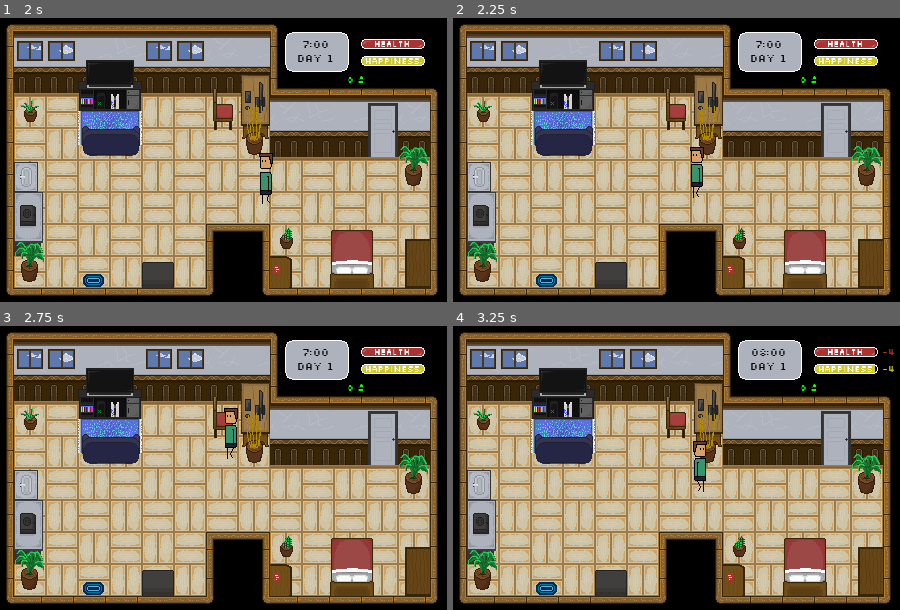
Above: before the commit, frames 1-4 (two rows, left to right).
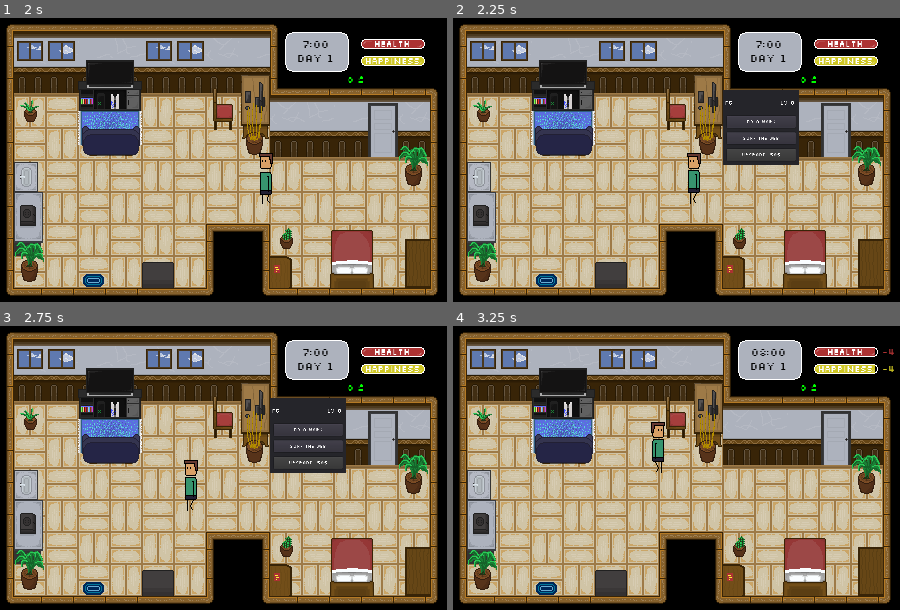
Above: after the commit, the same moments.

Repository: sun-wise-man/work-from-home
Game: Godot game, scene res://scenes/main.tscn
The game is run twice, just before and just after one commit, with the same random seed, the same clock (stepped at 60 frames per second) and the same inputs.
Inputs (mouse positions are in pixels of both pictures, inside the frame that each line leads up to):
- Up to frame 1 (2 s): move the mouse to (326, 142) at 0.52 s; click (326, 142) at 0.67 s; move the mouse to (125, 177) at 1.27 s; click (125, 177) at 1.42 s
- Up to frame 2 (2.25 s): move the mouse to (721, 89) at 2.02 s; click (721, 89) at 2.17 s
- Up to frame 3 (2.75 s): no input
- Up to frame 4 (3.25 s): click (761, 431) at 2.75 s, where only the run after the commit has a clickable "Do a work"

Frame 1 is identical in both runs. In frame 2, 4.9% of the frame differs, in the area x 52-78%, y 25-66%; in frame 3, 5.2%, in the area x 41-78%, y 25-66%; in frame 4, 0.8%.

Commit message:
change GUI, and activity panel adjustment

Diff:
--- a/scenes/ActivitySystem.gd
+++ b/scenes/ActivitySystem.gd
@@ -34,7 +34,14 @@
 
 func showing_popup(object_level, cost, position):
 	showing = true
-	rect_position = position
+	var new_position = position
+	var panel_x = $Panel.rect_size.x * $Panel.rect_scale.x
+	var panel_y = $Panel.rect_size.y * $Panel.rect_scale.y
+	if new_position.x > (480 - panel_x):
+		new_position.x = (480 - panel_x)
+	if new_position.y > (320 - panel_y):
+		new_position.y = (320 - panel_y)
+	rect_position = new_position
 	visible = true
 	$Panel/Object.text = object_choice
 	$Panel/Level.text = "Lv " + str(object_level)
--- a/scenes/main.tscn
+++ b/scenes/main.tscn
@@ -1003,7 +1003,6 @@
 object_cost_increase = 50
 
 [node name="Area2D" type="Area2D" parent="Objects/Bed"]
-visible = false
 
 [node name="CollisionShape2D" type="CollisionShape2D" parent="Objects/Bed/Area2D"]
 position = Vector2( 0.668182, 2.89545 )
@@ -1022,7 +1021,6 @@
 object_cost_increase = 50
 
 [node name="Area2D" type="Area2D" parent="Objects/Stove"]
-visible = false
 
 [node name="CollisionShape2D" type="CollisionShape2D" parent="Objects/Stove/Area2D"]
 position = Vector2( -16, -7 )
@@ -1041,7 +1039,6 @@
 object_cost_increase = 50
 
 [node name="Area2D" type="Area2D" parent="Objects/Console"]
-visible = false
 
 [node name="CollisionShape2D" type="CollisionShape2D" parent="Objects/Console/Area2D"]
 position = Vector2( -0.117584, 6.17884 )
@@ -1060,7 +1057,6 @@
 object_cost_increase = 50
 
 [node name="Area2D" type="Area2D" parent="Objects/PC"]
-visible = false
 
 [node name="CollisionShape2D" type="CollisionShape2D" parent="Objects/PC/Area2D"]
 position = Vector2( 16.0831, -7.09615 )
@@ -1079,7 +1075,6 @@
 object_cost_increase = 50
 
 [node name="Area2D" type="Area2D" parent="Objects/Bathroom"]
-visible = false
 
 [node name="CollisionShape2D" type="CollisionShape2D" parent="Objects/Bathroom/Area2D"]
 position = Vector2( 0, 4 )
@@ -1115,12 +1110,35 @@
 work_output = PoolIntArray( 0, 5, 5, 10, -10, -10, 0, 0, 0, 0, 0, 0, 0, 0, 0, 0, 0, 0, 0, 0, 0, 0, 0, 0, 0, 0, 0, 0, 0, 0, 0 )
 event_desc = PoolStringArray( "", "You have a great meeting", "You have a bad meeting", "You work overtime", "A file is …(622 unchanged characters)…
 
-[node name="GUI" type="Control" parent="."]
-margin_right = 15.0
-margin_bottom = 12.0
-__meta__ = {
-"_edit_use_anchors_": false
-}
+[node name="Audio" type="Node2D" parent="."]
+script = ExtResource( 39 )
+
+[node name="Sleep" type="AudioStreamPlayer" parent="Audio"]
+stream = ExtResource( 45 )
+volume_db = -10.0
+
+[node name="Pc" type="AudioStreamPlayer" parent="Audio"]
+stream = ExtResource( 43 )
+volume_db = -15.0
+
+[node name="Shower" type="AudioStreamPlayer" parent="Audio"]
+stream = ExtResource( 41 )
+volume_db = -15.0
+
+[node name="Eat" type="AudioStreamPlayer" parent="Audio"]
+stream = ExtResource( 40 )
+volume_db = -20.0
+
+[node name="GameOver" type="AudioStreamPlayer" parent="Audio"]
+stream = ExtResource( 44 )
+volume_db = -10.0
+
+[node name="Tv" type="AudioStreamPlayer" parent="Audio"]
+stream = ExtResource( 42 )
+volume_db = -35.0
+
+[node name="GUI" type="CanvasLayer" parent="."]
+layer = 2
 
 [node name="HealthBar" type="TextureProgress" parent="GUI"]
 margin_left = 379.0
@@ -1383,7 +1401,6 @@
 visible = false
 margin_right = 40.0
 margin_bottom = 40.0
-rect_scale = Vector2( 0.408221, 0.419289 )
 script = ExtResource( 28 )
 __meta__ = {
 "_edit_use_anchors_": false
@@ -1398,6 +1415,7 @@
 [node name="Panel" type="Panel" parent="GUI/ActivitySystem"]
 margin_right = 200.0
 margin_bottom = 160.0
+rect_scale = Vector2( 0.382225, 0.470944 )
 __meta__ = {
 "_edit_use_anchors_": false
 }
@@ -1556,37 +1574,10 @@
 margin_bottom = 127.921
 custom_fonts/font = SubResource( 65 )
 text = "Restart"
-
-[node name="Audio" type="Node2D" parent="."]
-script = ExtResource( 39 )
-
-[node name="Sleep" type="AudioStreamPlayer" parent="Audio"]
-stream = ExtResource( 45 )
-volume_db = -10.0
-
-[node name="Pc" type="AudioStreamPlayer" parent="Audio"]
-stream = ExtResource( 43 )
-volume_db = -15.0
-
-[node name="Shower" type="AudioStreamPlayer" parent="Audio"]
-stream = ExtResource( 41 )
-volume_db = -15.0
-
-[node name="Eat" type="AudioStreamPlayer" parent="Audio"]
-stream = ExtResource( 40 )
-volume_db = -20.0
-
-[node name="GameOver" type="AudioStreamPlayer" parent="Audio"]
-stream = ExtResource( 44 )
-volume_db = -10.0
-
-[node name="Tv" type="AudioStreamPlayer" parent="Audio"]
-stream = ExtResource( 42 )
-volume_db = -35.0
 [connection signal="hour_pass" from="." to="Objects/Windows" method="_on_World_hour_pass"]
 [connection signal="hour_pass" from="." to="." method="_on_World_hour_pass"]
+[connection signal="hour_pass" from="." to="GUI/HappinessBar" method="_on_World_hour_pass"]
 [connection signal="hour_pass" from="." to="GUI/HealthBar" method="_on_World_hour_pass"]
-[connection signal="hour_pass" from="." to="GUI/HappinessBar" method="_on_World_hour_pass"]
 [connection signal="hour_pass" from="." to="GUI/Time" method="_on_World_hour_pass"]
 [connection signal="path_done" from="Player" to="." method="_on_Player_path_done"]
 [connection signal="mouse_entered" from="Objects/Bed/Area2D" to="Objects/Bed" method="_on_Area2D_mouse_entered"]
Not shown: 1 places in scenes/main.tscn that only renumber resources
